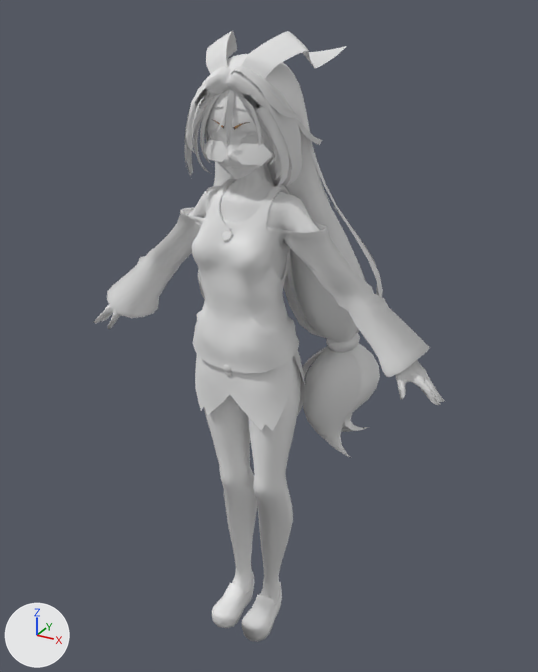
The FBX model Assets/uProcessing/OtherAssets/UnityChan/Animations/unitychan_WALK00_L.fbx as it was, and as the next commit left it.
The view is the same before and after, from a camera (50 mm lens) standing at (0.849, -1.448, 1.604) and looking at (-0.006, 0.105, 0.827). The axes (+X, +Y, +Z) are drawn at lower left. The lights are the same throughout. Where no turn or scale is listed for an object, it has been applied to the vertices.

Names of what the first picture shows: 'MTH_DEF', 'Shirts', 'button', 'cheek', 'hair_accce', 'hair_front', 'hair_frontside', 'hairband', 'kutu', 'shirts_sode', 'shirts_sode_BK', 'skin', 'tail', 'tail_bottom', 'uwagi', 'uwagi_BK', 'uwagi_perker'.
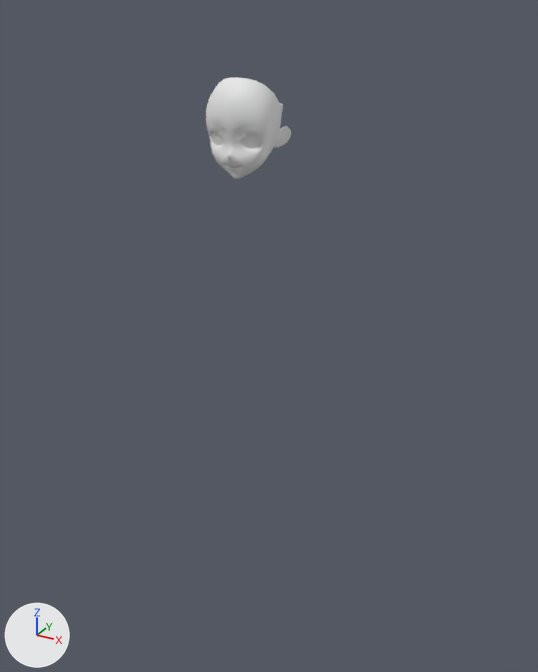
Changed parts and their boxes (x1, y1, x2, y2) in the pictures (538 x 672 px):
'uwagi', deleted
    before: (192, 185, 299, 373)
'shirts_sode', deleted
    before: (107, 208, 430, 377)
'uwagi_perker', deleted
    before: (204, 179, 299, 605)
'tail', deleted
    before: (198, 54, 383, 342)
'skin', deleted
    before: (93, 164, 445, 416)
'tail_bottom', deleted
    before: (302, 343, 380, 457)
'hair_frontside', deleted
    before: (184, 66, 322, 188)
'Shirts', deleted
    before: (195, 350, 306, 431)
'hairband', deleted
    before: (206, 31, 347, 110)
'kutu', deleted
    before: (212, 572, 282, 642)
'hair_front', deleted
    before: (194, 65, 306, 181)
'cheek', deleted
    before: (203, 139, 273, 165)
'hair_accce', deleted
    before: (326, 333, 360, 353)
'uwagi_BK', deleted
    before: (219, 190, 290, 281)
'button', deleted
    before: (222, 228, 233, 377)
'shirts_sode_BK', deleted
    before: (182, 208, 326, 231)
'MTH_DEF', unchanged, uncovered by the edit
    before: (209, 107, 269, 179)
    after: (206, 77, 281, 179)

The edits, one by one:
Object 'hairband' (ob_hairband) is deleted.
Object 'hair_frontside' (ob_hair_frontside) is deleted.
Object 'kutu' (ob_kutu) is deleted.
Object 'uwagi' (ob_uwagi) is deleted.
Object 'hair_accce' (ob_hair_accce) is deleted.
Object 'cheek' (ob_cheek) is deleted.
Object 'button' (ob_button) is deleted.
Object 'shirts_sode' (ob_shirts_sode) is deleted.
Object 'tail' (ob_tail) is deleted.
Object 'skin' (ob_skin) is deleted.
Object 'tail_bottom' (ob_tail_bottom) is deleted.
Object 'hair_front' (ob_hair_front) is deleted.
Object 'uwagi_perker' (ob_uwagi_perker) is deleted.
Object 'Shirts' (ob_shirts) is deleted.
Object 'shirts_sode_BK' (ob_shirts_sode_bk) is deleted.
Object 'uwagi_BK' (ob_uwagi_bk) is deleted.
